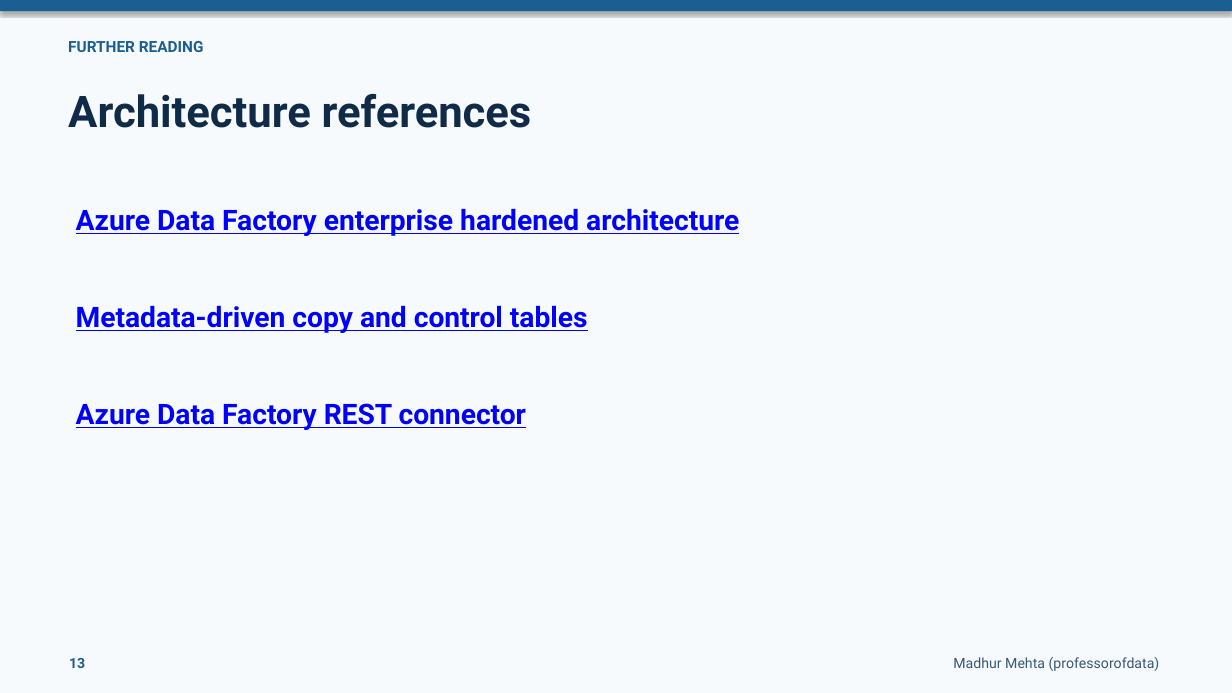
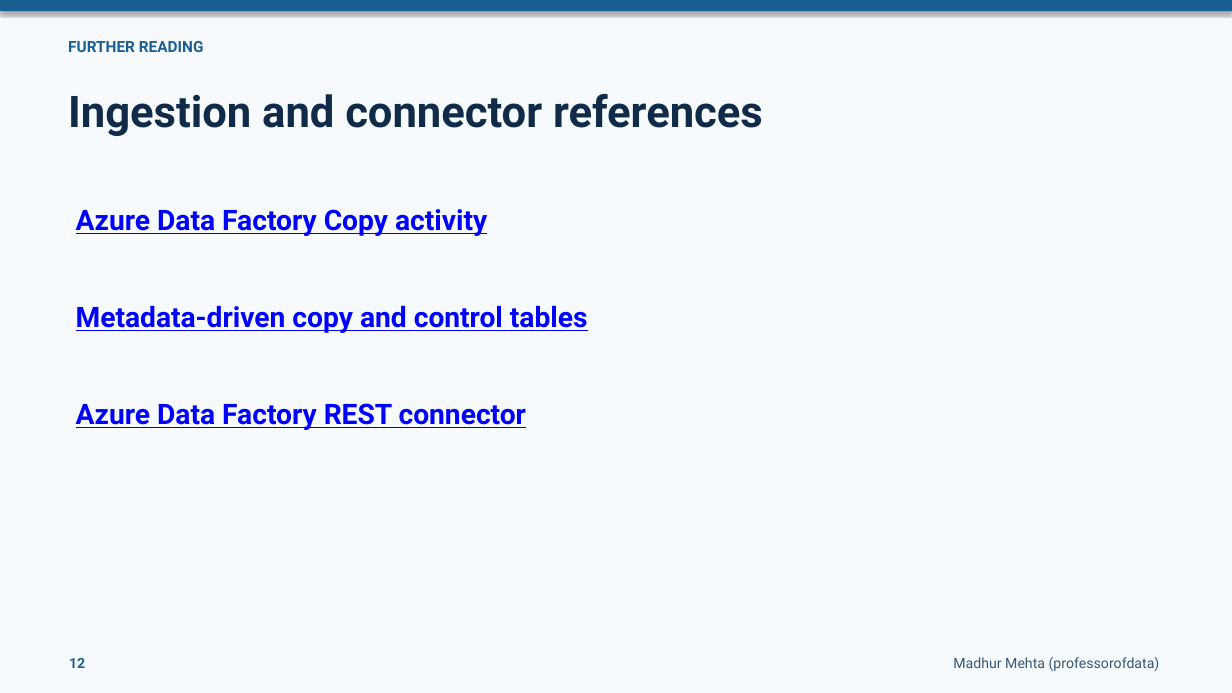
Before and after one commit to Techskills-Aus/azure-data-engineering, a slide deck: slide 12 of 01-data-engineering-foundations/03-data-sources-formats-and-apis/slides/Data Sources, Formats and APIs.pptx (slide 13 before the commit). Drawn at 1232x693 pixels with LibreOffice and Linux fonts; fonts in the diff are those of the drawing. Boxes give left, top, right and bottom in pixels: in the first picture for what was removed or moved away, otherwise in the second. Text is boxed around its words. In the diff, an @@ line names an element or a change of style, - is before the commit and + after.

```diff
--- a/01-data-engineering-foundations/03-data-sources-formats-and-apis/slides/Data Sources, Formats and APIs.pptx
+++ b/01-data-engineering-foundations/03-data-sources-formats-and-apis/slides/Data Sources, Formats and APIs.pptx
@@ text at [68, 94, 763, 136]: text changed @@
-Architecture references
+Ingestion and connector references
@@ text at [76, 209, 487, 236]: text changed @@
-Azure Data Factory enterprise hardened architecture
+Azure Data Factory Copy activity
@@ text at [69, 658, 85, 668]: text changed @@
-13
+12
```
Also in this commit, not shown: 2 other slides changed, 1 slide removed, 3 other files.
